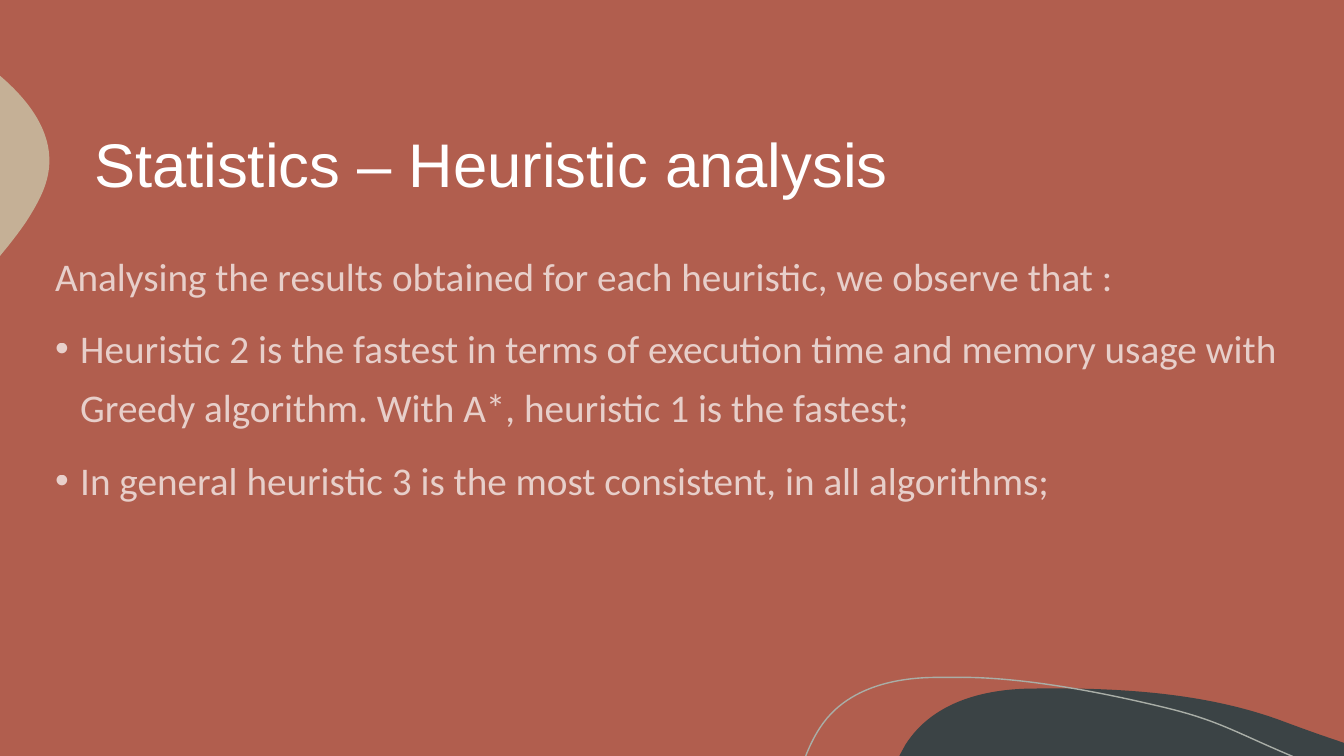
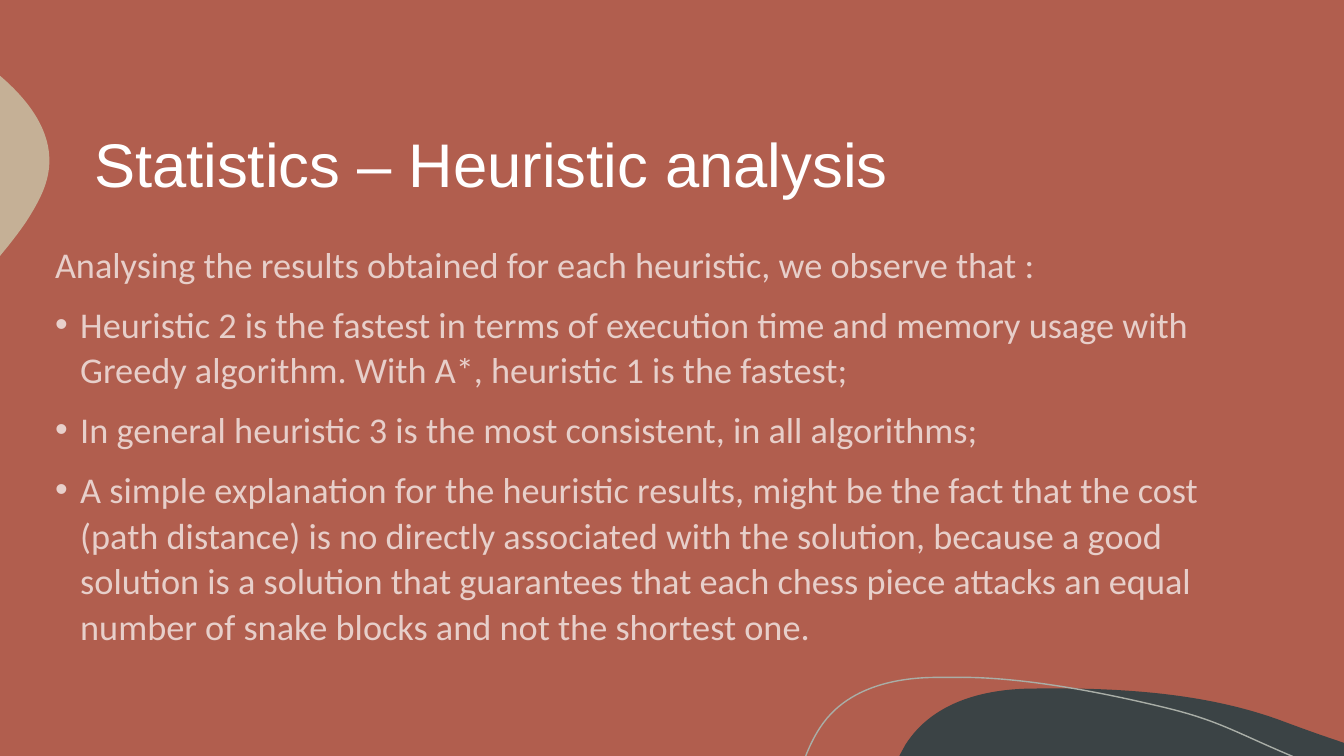
Before and after one commit to itsdomsantos/IART-2022, a slide deck: slide 9 of Chess Snake Puzzles – 2022 IA Project - Final Delivery.pptx. Drawn at 1344x756 pixels with LibreOffice and Linux fonts; fonts in the diff are those of the drawing. Boxes give left, top, right and bottom in pixels: in the first picture for what was removed or moved away, otherwise in the second. Text is boxed around its words. In the diff, an @@ line names an element or a change of style, - is before the commit and + after.

```diff
--- a/Chess Snake Puzzles – 2022 IA Project - Final Delivery.pptx
+++ b/Chess Snake Puzzles – 2022 IA Project - Final Delivery.pptx
@@ text at [55,253,1187,449]: size 28 to 25.9 pt in "Analysing the results obtained for each heuristic, ...", "Heuristic 2 is the fastest in terms ...", "In general heuristic 3 is the most ..."; line spacing 1.25 to 1.05 @@
@@ text at [80,478,1198,640]: paragraph added @@
+• A simple explanation for the heuristic results, might be the fact that the cost (path distance) is no directly associated with the solution, because a good solution is a solution that guarantees that each chess piece attacks an equal number of snake blocks and not the shortest one.
```
Also in this commit, not shown: 2 other slides changed.
